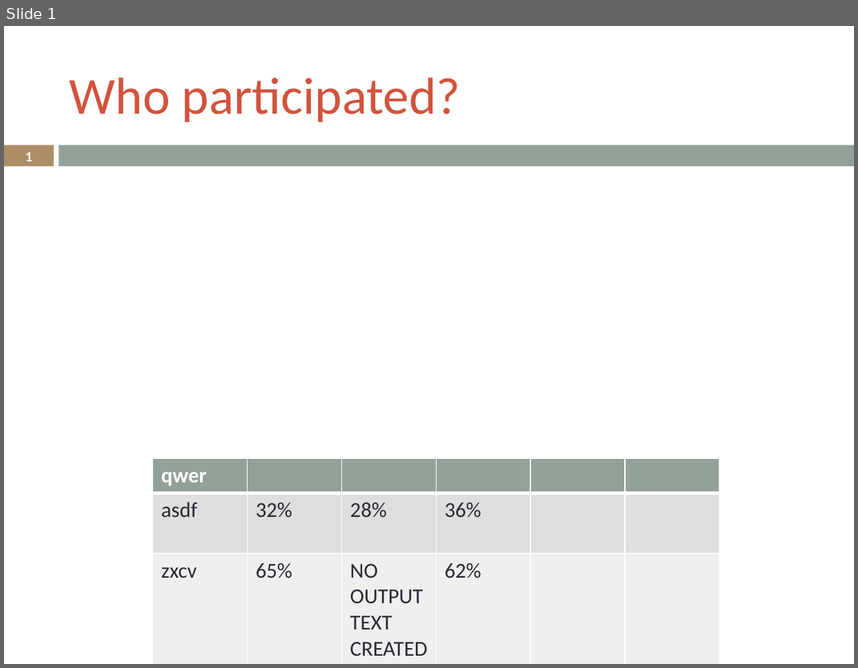
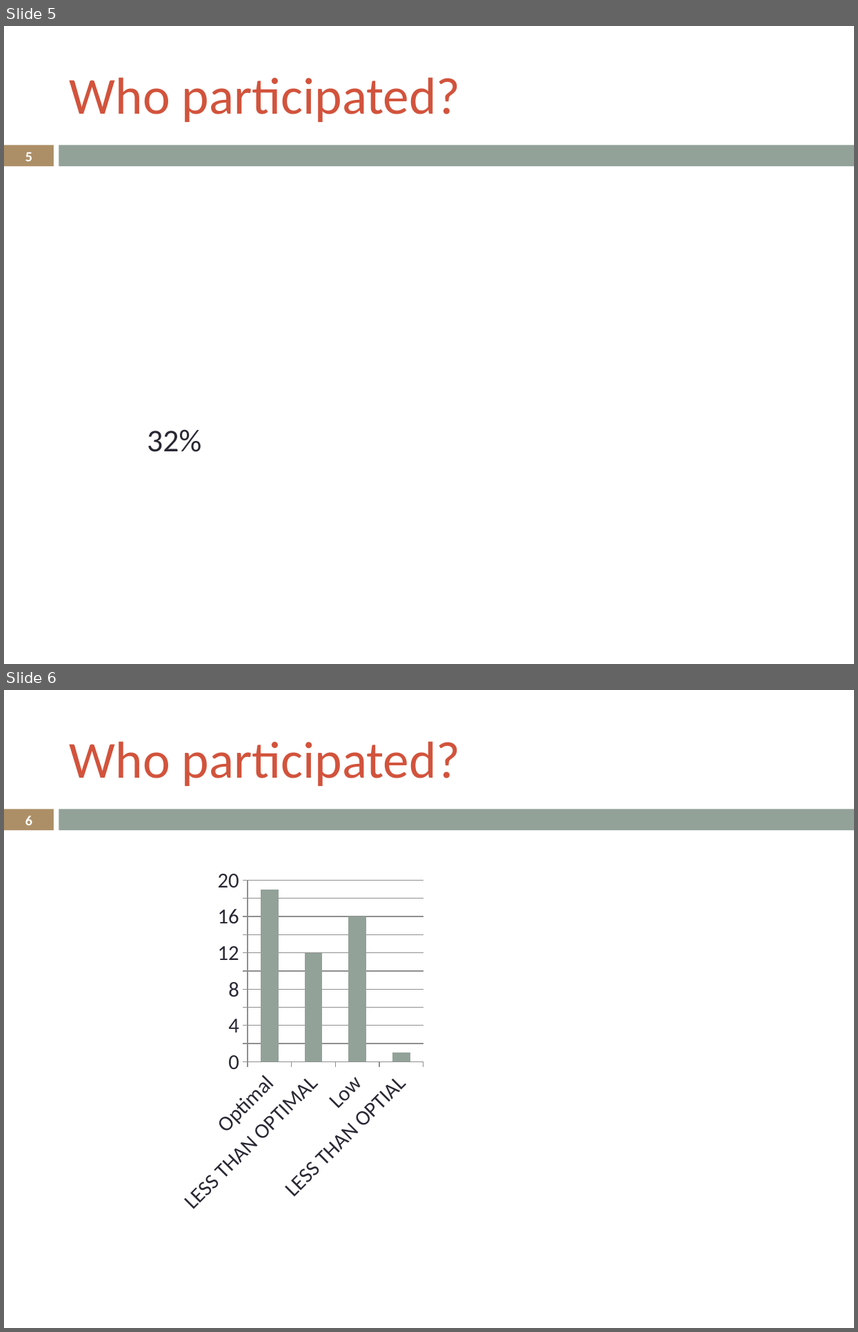
Before and after one commit to LukeSteg/LCABiometric, a slide deck: exampleOutput.pptx. Shown one above the other, each under a label of ours: slide 1 before the commit, slides 5 and 6 after it. The pictures are 858x668 and 858x1332 pixels, drawn with LibreOffice and Linux fonts; fonts in the diff are those of the drawing. Boxes give left, top, right and bottom in pixels: in the first picture for what was removed or moved away, otherwise in the second. Text is boxed around its words. In the diff, an @@ line names an element or a change of style, - is before the commit and + after.

```diff
--- a/exampleOutput.pptx
+++ b/exampleOutput.pptx
@@ slide 6 added at [4,690,854,1328], background #FFFFFF; not listed: 2 template elements that a slide beside it also shows @@
@@ title added at [70,741,461,786], 44 pt, text #D2533C @@
+Who participated?
@@ page number added at [25,816,32,825], 11.9 pt, text #FFFFFF, bold @@
+6
@@ column chart added at [174,860,429,1221] @@
+categories: Optimal, LESS THAN OPTIMAL, Low, LESS THAN OPTIAL
+Series 1: 19, 12, 16, 1
@@ what was slide 1 is now slide 5 @@
@@ slide 5 changed as well @@
@@ page number at [25,152,32,161]: text changed @@
-1
+5
@@ text added at [147,429,201,452], 26.8 pt, text #292934 @@
+32%
@@ table removed at [153,458,719,664], 3 rows, 6 columns @@
-qwer |  |  |  |  | 
-asdf | 32% | 28% | 36% |  | 
-zxcv | 65% | NO OUTPUT TEXT CREATED | 62% |  | 
```
Also in this commit, not shown: 5 other slides added, 5 other files.
